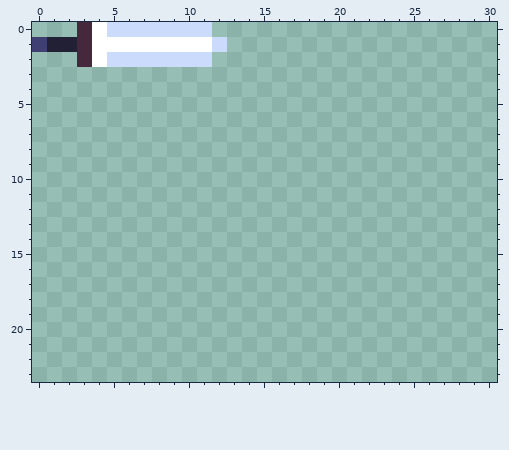
File history of a pixel-art file, resources/textures/Equipment.aseprite. That is the earlier state.
256x256 pixels, 1 frame. Shown: x 0..30, y 0..23.
Once edited:
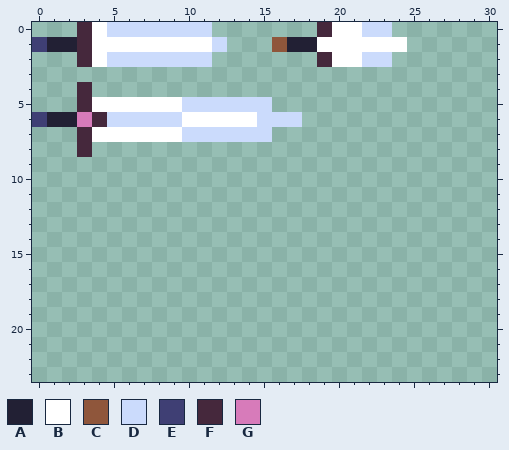
Palette (. is transparent): A #222034  B #ffffff  C #8f563b  D #cbdbfc  E #3f3f74  F #45283c  G #d77bba
Changes in this commit:
Colour A is added in row 1 at x 17 to 18; in row 6 at x 1 to 2.
Colour B is added in row 0 at x 20 to 21; in row 1 at x 19 to 24; in row 2 at x 20 to 21; in row 5 at x 4 to 9; in row 6 at x 10 to 14; in row 7 at x 4 to 9.
Colour C is added in row 1 at x 16.
Colour D is added in row 0 at x 22 to 23; in row 2 at x 22 to 23; in row 5 at x 10 to 15; in row 6 at x 5 to 9 and 15 to 17; in row 7 at x 10 to 15.
Colour E is added in row 6 at x 0.
Colour F is added in row 0 at x 19; in row 2 at x 19; in rows 4 to 5 at x 3; in row 6 at x 4; in rows 7 to 8 at x 3.
Colour G is added in row 6 at x 3.
Changed places in both pictures, as pixel boxes (x1, y1, x2, y2):
added: (32, 22, 407, 157)
